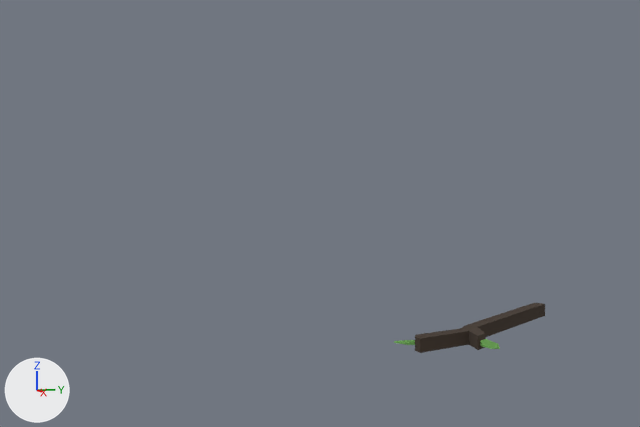
Two versions of the Blender file Visual Project FIles/inventory.blend, one commit apart.
One viewpoint serves both versions: the file's camera 'Camera'. Arrows for +X, +Y and +Z are at lower left; the lights stay in place.

The first picture shows 'stick'.
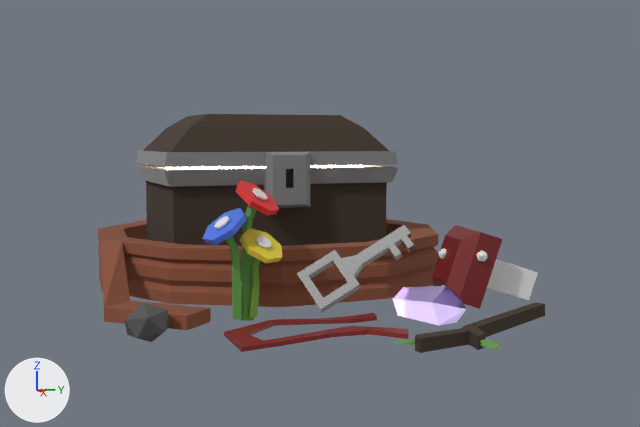
Changed parts and their boxes [x1, y1, x2, y2] in the pictures (640 x 427 px):
'_rope', shown: after [98, 219, 439, 330]
'box', added: after [136, 165, 398, 246]
'lid', added: after [136, 114, 398, 208]
'Cube.027', added: after [432, 225, 538, 309]
'_key', shown: after [297, 225, 414, 313]
'_ribbon', shown (red): after [224, 313, 409, 352]
'_Crystal', shown: after [393, 286, 467, 325]
'rock', shown: after [124, 302, 170, 342]
'Cylinder.003', added (yellow): after [240, 229, 282, 263]
'Cube.015', added: after [239, 205, 256, 321]
'Cylinder.001', added (blue): after [202, 208, 247, 245]
'Cylinder.005', added (red): after [236, 180, 279, 216]
'Cube.001', added: after [226, 236, 242, 320]
'Cube.002', added: after [247, 257, 260, 321]
'_fireflie light', added: after [165, 165, 363, 170]
'Cylinder.004', added: after [256, 236, 271, 249]
'Cylinder.002', added: after [214, 216, 230, 229]
'Cylinder.006', added: after [252, 188, 268, 200]
'Icosphere.035', added: after [476, 250, 488, 261]
'Icosphere.036', added: after [438, 248, 446, 259]

Diff of the bpy script that builds the scene:
```diff
--- a/Visual Project FIles/inventory.blend.py
+++ b/Visual Project FIles/inventory.blend.py
@@ mat_material_022 @@
+mat_material_022 = principled_material('Material.022')
+mat_material_022.base_color = (0.8, 0.8, 0.8)  # white #e7e7e7
@@ mat_material_021 @@
+mat_material_021 = principled_material('Material.021')
+mat_material_021.base_color = (0.193, 0.0133, 0.0144)  # dark red #7a1e20
@@ mat_fireflie_glow @@
+mat_fireflie_glow = principled_material('fireflie glow')
+mat_fireflie_glow.base_color = (1.0, 0.89, 0.0)  # yellow #fff200
+mat_fireflie_glow.emission_color = (1.0, 0.965, 0.636)  # beige #fffbd1
+mat_fireflie_glow.emission_strength = 30.0
@@ mat_material_005 @@
+mat_material_005 = principled_material('Material.005')
+mat_material_005.base_color = (0.227, 0.227, 0.227)  # grey #838383
+mat_material_005.roughness = 0.0
@@ mat_material_007 @@
+mat_material_007 = principled_material('Material.007')
+mat_material_007.base_color = (0.0321, 0.0321, 0.0321)  # black #323232
+mat_material_007.roughness = 1.0
@@ ob_key @@
 ob_key.scale = (0.298, 0.298, 0.0694)
-ob_key.hide_render = True
@@ ob_rope @@
 ob_rope.scale = (1.09, 1.09, 1.68)
-ob_rope.hide_render = True
@@ ob_crystal @@
 ob_crystal.scale = (0.197, 0.197, 0.408)
-ob_crystal.hide_render = True
@@ ob_ribbon @@
 ob_ribbon.scale = (-0.158, 0.669, -0.0246)
-ob_ribbon.hide_render = True
@@ ob_rock @@
 ob_rock.scale = (0.304, 0.304, 0.245)
-ob_rock.hide_render = True
@@ ob_cylinder_004 @@
+ob_cylinder_004 = bpy.data.objects.new('Cylinder.004', me_cylinder_007.copy())  # the mesh of ob_cylinder_006
+ob_cylinder_004.location = (1.54, -1.65, -0.08)
+ob_cylinder_004.rotation_euler = (0.669, -0.0121, 2.204)  # degrees (38, -0.7, 126)
+ob_cylinder_004.scale = (0.109, 0.109, 0.0132)
@@ ob_cylinder_003 @@
+ob_cylinder_003 = bpy.data.objects.new('Cylinder.003', me_cylinder_004)  # a 7-sided cylinder along z spanning x -0.97..0.97, y -0.9..1.0, z -1.0..1.0; in mat_material_011 (yellow #e7d138)
+ob_cylinder_003.location = (1.51, -1.67, -0.13)
+ob_cylinder_003.rotation_euler = (0.669, -0.0121, 2.204)  # degrees (38, -0.7, 126)
+ob_cylinder_003.scale = (0.302, 0.302, 0.0367)
@@ ob_cube_002 @@
+ob_cube_002 = bpy.data.objects.new('Cube.002', me_cube_009)  # 70 vertices, 66 faces; spans x -0.052..-0.0458, y -0.0888..-0.0791, z 0.0327..0.097
+ob_cube_002.location = (-0.56, -1.29, -1.58)
+ob_cube_002.rotation_euler = (0.0365, 0.0, 1.866)  # degrees (2.1, 0, 107)
+ob_cube_002.scale = (21.0, 21.0, 15.7)
@@ ob_cylinder_002 @@
+ob_cylinder_002 = bpy.data.objects.new('Cylinder.002', me_cylinder_007.copy())  # the mesh of ob_cylinder_006
+ob_cylinder_002.location = (1.53, -2.19, 0.19)
+ob_cylinder_002.rotation_euler = (0.669, -0.0121, 0.338)  # degrees (38, -0.7, 19)
+ob_cylinder_002.scale = (0.116, 0.116, 0.014)
@@ ob_cylinder_001 @@
+ob_cylinder_001 = bpy.data.objects.new('Cylinder.001', me_cylinder_002)  # a 7-sided cylinder along z spanning x -0.97..0.97, y -0.9..1.0, z -1.0..1.0; in mat_material_012 (blue #4c75e7)
+ob_cylinder_001.location = (1.52, -2.15, 0.14)
+ob_cylinder_001.rotation_euler = (0.669, -0.0121, 0.338)  # degrees (38, -0.7, 19)
+ob_cylinder_001.scale = (0.321, 0.321, 0.039)
@@ ob_cube_001 @@
+ob_cube_001 = bpy.data.objects.new('Cube.001', me_cube_015.copy())  # the mesh of ob_cube_015
+ob_cube_001.location = (2.55, -0.16, -1.41)
+ob_cube_001.rotation_euler = (0.0365, 0.0, 0.0)  # degrees (2.1, 0, 0)
+ob_cube_001.scale = (22.3, 22.3, 16.7)
@@ ob_cylinder_006 @@
+ob_cylinder_006 = bpy.data.objects.new('Cylinder.006', me_cylinder_007)  # a 7-sided cylinder along z spanning x -0.97..0.97, y -0.9..1.0, z -1.0..1.0; in mat_material_013 (white #e7e7e7)
+ob_cylinder_006.location = (1.44, -1.68, 0.54)
+ob_cylinder_006.rotation_euler = (0.669, -0.0121, 2.517)  # degrees (38, -0.7, 144)
+ob_cylinder_006.scale = (0.116, 0.116, 0.014)
@@ ob_cylinder_005 @@
+ob_cylinder_005 = bpy.data.objects.new('Cylinder.005', me_cylinder_006)  # a 7-sided cylinder along z spanning x -0.97..0.97, y -0.9..1.0, z -1.0..1.0; in mat_material_010 (red #e72e2e)
+ob_cylinder_005.location = (1.41, -1.71, 0.48)
+ob_cylinder_005.rotation_euler = (0.669, -0.0121, 2.517)  # degrees (38, -0.7, 144)
+ob_cylinder_005.scale = (0.321, 0.321, 0.039)
@@ ob_cube_015 @@
+ob_cube_015 = bpy.data.objects.new('Cube.015', me_cube_015)  # 80 vertices, 78 faces; spans x -0.0039..0.0029, y -0.0065..0.0032, z -0.0609..0.0354
+ob_cube_015.location = (1.34, -1.82, -0.1)
+ob_cube_015.rotation_euler = (0.0365, 0.0, 2.18)  # degrees (2.1, 0, 125)
+ob_cube_015.scale = (22.3, 22.3, 16.7)
@@ ob_icosphere_036 @@
+ob_icosphere_036 = bpy.data.objects.new('Icosphere.036', me_icosphere_051.copy())  # the mesh of ob_icosphere_036
+ob_icosphere_036.location = (1.27, 0.96, -0.35)
+ob_icosphere_036.rotation_euler = (1.255, 0.0, -0.0668)  # degrees (72, 0, -3.8)
+ob_icosphere_036.scale = (0.0864, 0.0864, 0.0864)
@@ ob_icosphere_035 @@
+ob_icosphere_035 = bpy.data.objects.new('Icosphere.035', me_icosphere_051.copy())  # the mesh of ob_icosphere_036
+ob_icosphere_035.location = (1.91, 1.23, -0.31)
+ob_icosphere_035.rotation_euler = (1.255, 0.0, -0.0668)  # degrees (72, 0, -3.8)
+ob_icosphere_035.scale = (0.0864, 0.0864, 0.0864)
@@ ob_cube_027 @@
+ob_cube_027 = bpy.data.objects.new('Cube.027', me_cube_025.copy())  # the mesh of ob_cube_027
+ob_cube_027.location = (1.46, 1.79, -0.68)
+ob_cube_027.rotation_euler = (1.255, 0.0, -0.0668)  # degrees (72, 0, -3.8)
+ob_cube_027.scale = (0.203, 0.203, 0.375)
@@ ob_fireflie_light @@
+ob_fireflie_light = bpy.data.objects.new('_fireflie light', me_cube_004.copy())  # the mesh of ob_fireflie_light
+ob_fireflie_light.location = (-1.68, -1.0, 0.31)
+ob_fireflie_light.rotation_euler = (0.0, 0.0, 0.0911)  # degrees (0, 0, 5.2)
+ob_fireflie_light.scale = (0.789, 1.46, 0.789)
@@ ob_lid @@
+ob_lid = bpy.data.objects.new('lid', me_cube_002.copy())  # the mesh of ob_lid
+ob_lid.location = (-1.67, -1.0, -0.18)
+ob_lid.rotation_euler = (0.0, 0.0, 0.0979)  # degrees (0, 0, 5.6)
+ob_lid.scale = (1.21, 1.8, 0.977)
@@ ob_box @@
+ob_box = bpy.data.objects.new('box', me_cube.copy())  # the mesh of ob_box
+ob_box.location = (-1.67, -1.0, -0.18)
+ob_box.rotation_euler = (0.0, 0.0, 0.0979)  # degrees (0, 0, 5.6)
+ob_box.scale = (1.21, 1.8, 0.977)
```
